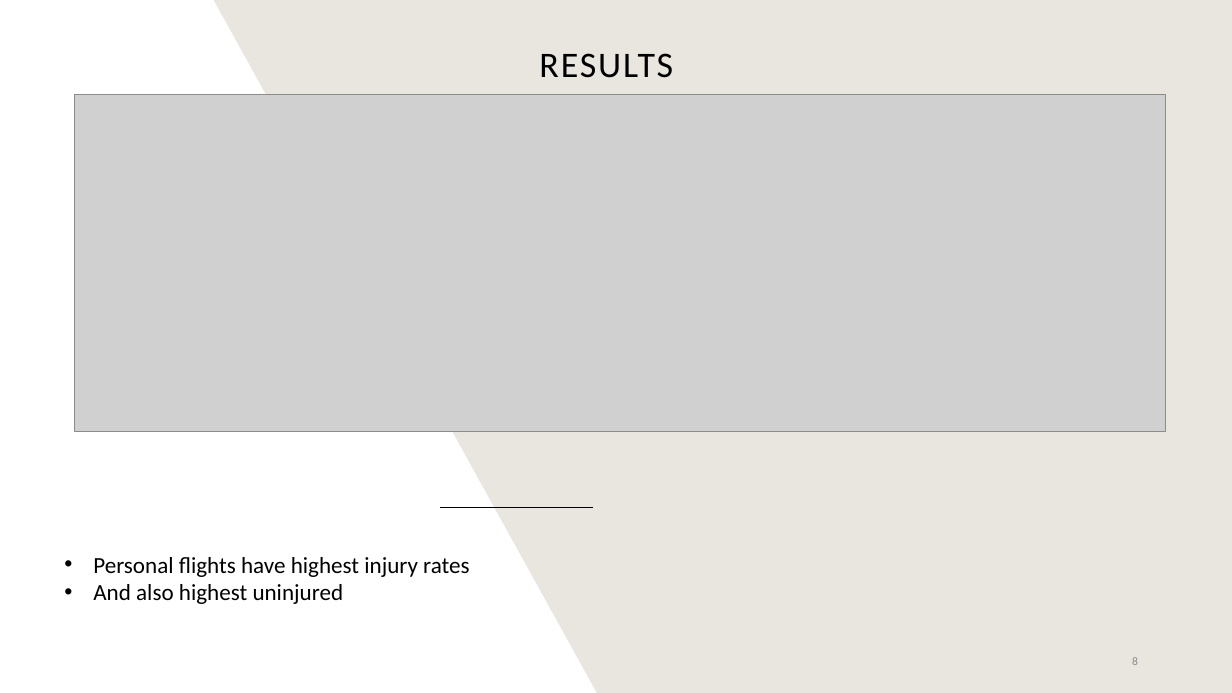
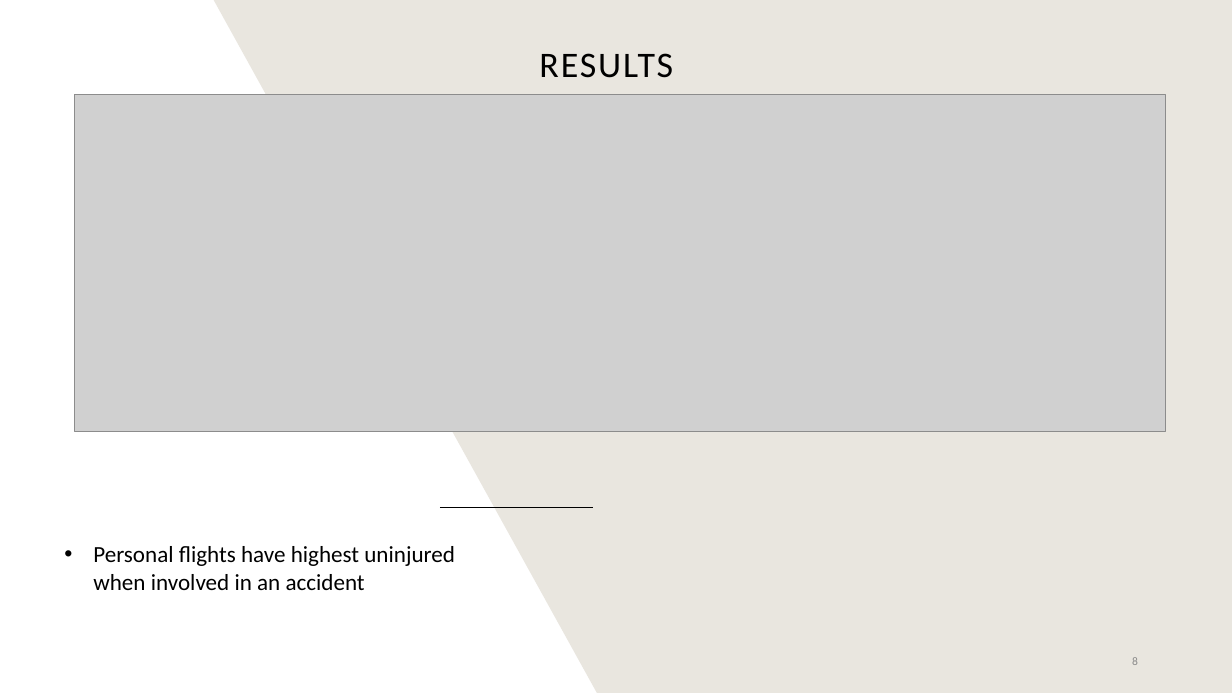
Before and after one commit to K-Pegg/Charting-New-Heights, a slide deck: slide 8 of Charting_New_Heights.pptx. Drawn at 1232x693 pixels with LibreOffice and Linux fonts; fonts in the diff are those of the drawing; grey boxes stand for pictures. Boxes give left, top, right and bottom in pixels: in the first picture for what was removed or moved away, otherwise in the second. Text is boxed around its words. In the diff, an @@ line names an element or a change of style, - is before the commit and + after.

```diff
--- a/Charting_New_Heights.pptx
+++ b/Charting_New_Heights.pptx
@@ text at <box>93,546,455,590</box>: text changed @@
-• Personal flights have highest injury rates
-• And also highest uninjured
+• Personal flights have highest uninjured when involved in an accident
```
Also in this commit, not shown: 3 other slides changed.
